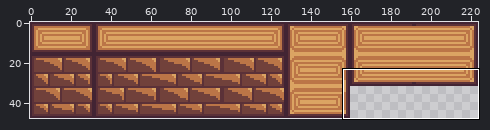
Sprite sheet: Resource/Structure/WoodWall.png. The first picture is a wide view before the edit; the outline marks the close-up.
Close-up. Before the edit:
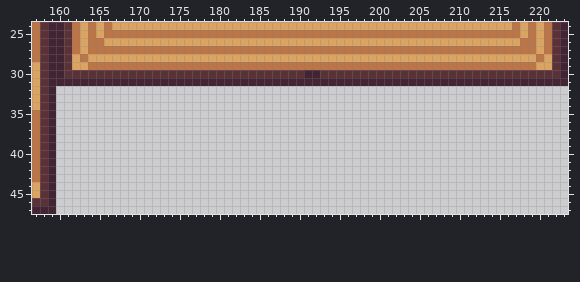
The file is 224x48 pixels. Shown: x 157..223, y 24..47.
Once edited:
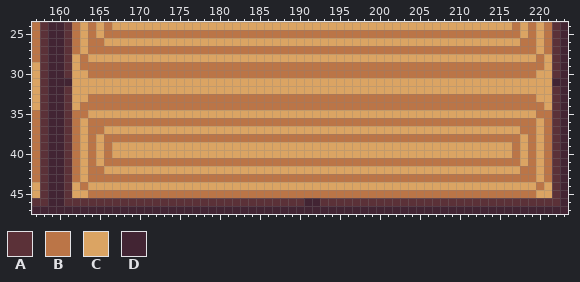
Palette (. is transparent): A #5b3138  B #bb7547  C #dba463  D #422433
Changes in this commit:
@@ x 157..223 @@
 28 BADDACBCCCCCCCCCCCCCCCCCCCCCCCCCCCCCCCCCCCCCCCCCCCCCCCCCCCCCCCCBCAD
-29 CADDACCBBBBBBBBBBBBBBBBBBBBBBBBBBBBBBBBBBBBBBBBBBBBBBBBBBBBBBBBCCAD
-30 CADDAAAAAAAAAAAAAAAAAAAAAAAAAAAAAADDAAAAAAAAAAAAAAAAAAAAAAAAAAAAAAD
-31 CADDDDDDDDDDDDDDDDDDDDDDDDDDDDDDDDDDDDDDDDDDDDDDDDDDDDDDDDDDDDDDDDD
-32 CAD................................................................
-33 CAD................................................................
-34 CAD................................................................
-35 BAD................................................................
-36 BAD................................................................
-37 BAD................................................................
-38 BAD................................................................
-39 BAD................................................................
-40 BAD................................................................
-41 BAD................................................................
-42 BAD................................................................
-43 BAD................................................................
-44 CAD................................................................
-45 CAD................................................................
-46 AAD................................................................
-47 DDD................................................................
+29 CADDACBBBBBBBBBBBBBBBBBBBBBBBBBBBBBBBBBBBBBBBBBBBBBBBBBBBBBBBBBBCAD
+30 CADDACCBBBBBBBBBBBBBBBBBBBBBBBBBBBBBBBBBBBBBBBBBBBBBBBBBBBBBBBBCCAD
+31 CADDDCCCCCCCCCCCCCCCCCCCCCCCCCCCCCCCCCCCCCCCCCCCCCCCCCCCCCCCCCCCCDD
+32 CADDACCCCCCCCCCCCCCCCCCCCCCCCCCCCCCCCCCCCCCCCCCCCCCCCCCCCCCCCCCCCAD
+33 CADDACCBBBBBBBBBBBBBBBBBBBBBBBBBBBBBBBBBBBBBBBBBBBBBBBBBBBBBBBBCCAD
+34 CADDACBBBBBBBBBBBBBBBBBBBBBBBBBBBBBBBBBBBBBBBBBBBBBBBBBBBBBBBBBBCAD
+35 BADDABBCCCCCCCCCCCCCCCCCCCCCCCCCCCCCCCCCCCCCCCCCCCCCCCCCCCCCCCCBBAD
+36 BADDABCBBBBBBBBBBBBBBBBBBBBBBBBBBBBBBBBBBBBBBBBBBBBBBBBBBBBBBBBCBAD
+37 BADDABCBBCCCCCCCCCCCCCCCCCCCCCCCCCCCCCCCCCCCCCCCCCCCCCCCCCCCCBBCBAD
+38 BADDABCBCBBBBBBBBBBBBBBBBBBBBBBBBBBBBBBBBBBBBBBBBBBBBBBBBBBBBCBCBAD
+39 BADDABCBCBCCCCCCCCCCCCCCCCCCCCCCCCCCCCCCCCCCCCCCCCCCCCCCCCCCBCBCBAD
+40 BADDABCBCBCCCCCCCCCCCCCCCCCCCCCCCCCCCCCCCCCCCCCCCCCCCCCCCCCCBCBCBAD
+41 BADDABCBCBBBBBBBBBBBBBBBBBBBBBBBBBBBBBBBBBBBBBBBBBBBBBBBBBBBBCBCBAD
+42 BADDABCBBCCCCCCCCCCCCCCCCCCCCCCCCCCCCCCCCCCCCCCCCCCCCCCCCCCCCBBCBAD
+43 BADDABCBBBBBBBBBBBBBBBBBBBBBBBBBBBBBBBBBBBBBBBBBBBBBBBBBBBBBBBBCBAD
+44 CADDACBCCCCCCCCCCCCCCCCCCCCCCCCCCCCCCCCCCCCCCCCCCCCCCCCCCCCCCCCBCAD
+45 CADDACCBBBBBBBBBBBBBBBBBBBBBBBBBBBBBBBBBBBBBBBBBBBBBBBBBBBBBBBBCCAD
+46 AADDAAAAAAAAAAAAAAAAAAAAAAAAAAAAAADDAAAAAAAAAAAAAAAAAAAAAAAAAAAAAAD
+47 DDDDDDDDDDDDDDDDDDDDDDDDDDDDDDDDDDDDDDDDDDDDDDDDDDDDDDDDDDDDDDDDDDD
